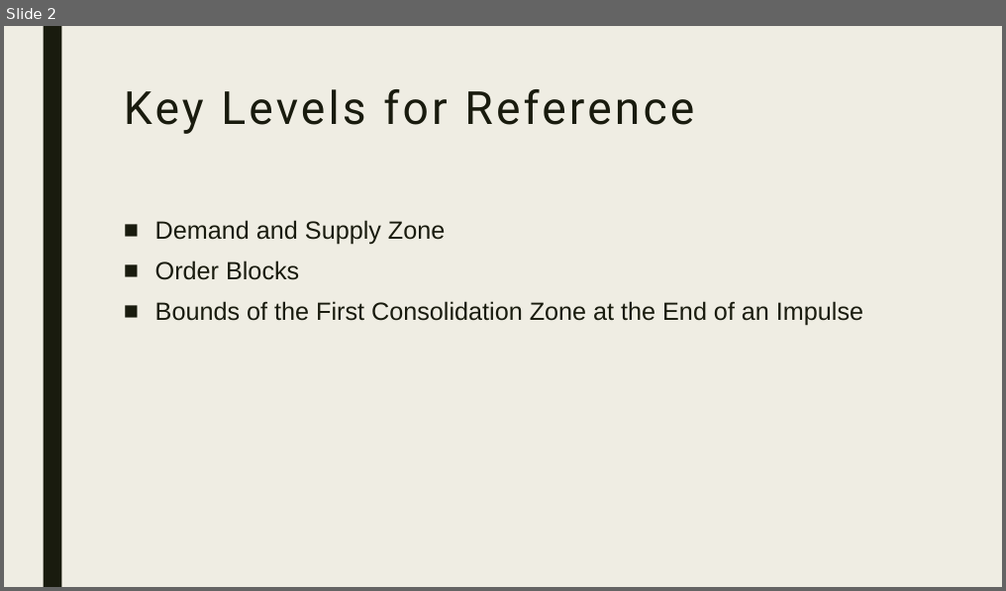
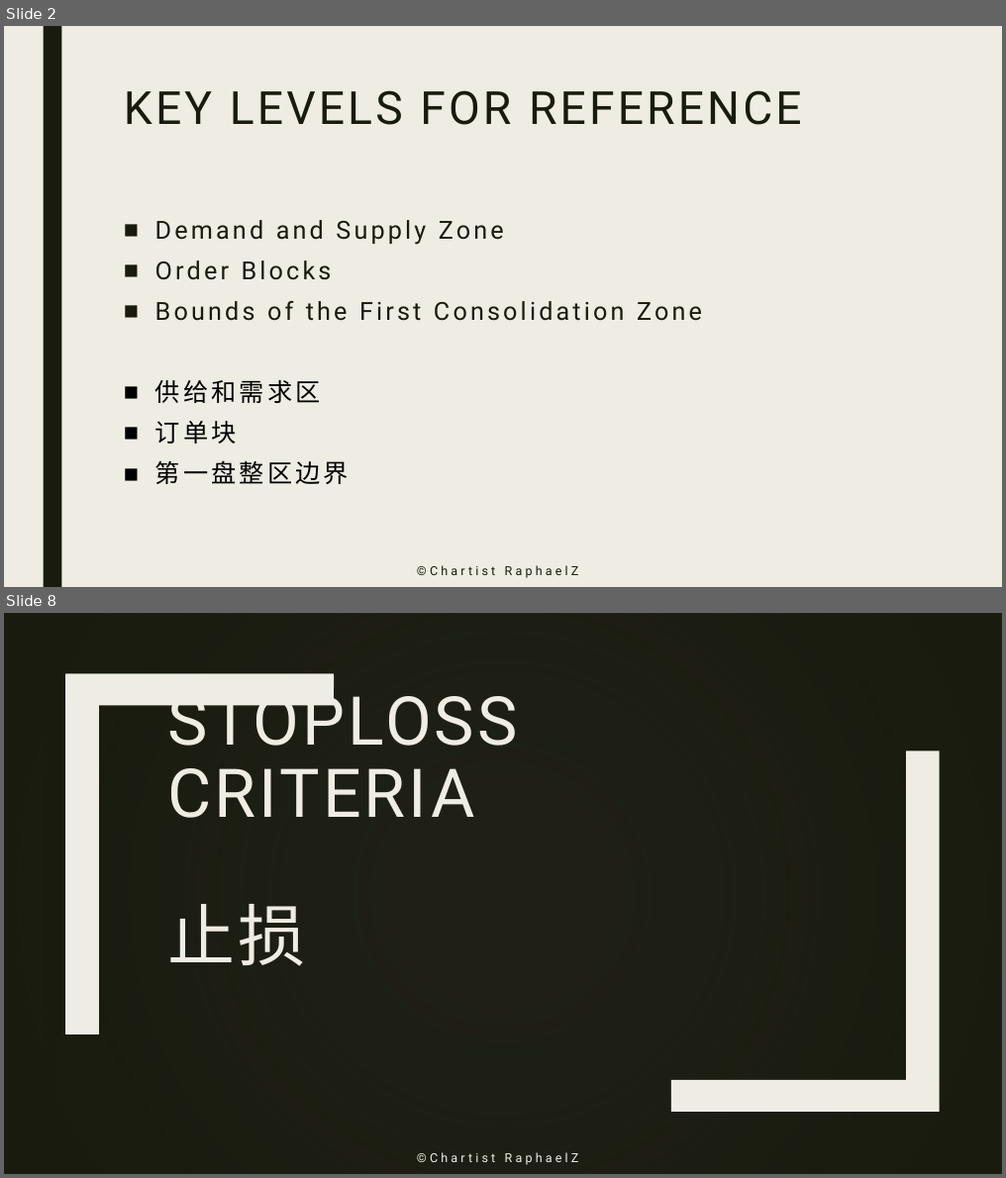
Before and after one commit to zhuzp98/ChartistRaphaelZ, a slide deck: Slides/Key Levels - Plan and Execution.pptx. Shown one above the other, each under a label of ours: slide 2 before the commit, slides 2 and 8 after it; the slides between them are not shown. The pictures are 1006x591 and 1006x1178 pixels, drawn with LibreOffice and Linux fonts; fonts in the diff are those of the drawing; background and template pictures are left out; a plain dark background stands for a picture behind light text. Boxes give left, top, right and bottom in pixels: in the first picture for what was removed or moved away, otherwise in the second. Text is boxed around its words. In the diff, an @@ line names an element or a change of style, - is before the commit and + after.

```diff
--- a/Slides/Key Levels - Plan and Execution.pptx
+++ b/Slides/Key Levels - Plan and Execution.pptx
@@ slide 8 added at (4,613,1002,1174), background picture (left out); not listed: 1 template element that a slide beside it also shows @@
@@ rectangle added at (4,613,1002,1174), fill gradient #191B0E @@
@@ freeform shape added at (65,673,334,1035), fill #191B0E @@
@@ freeform shape added at (65,673,334,1035), fill #EFEDE3 @@
@@ title added at (167,684,517,966), 64.8 pt, text #EFEDE3 @@
+STOPLOSS CRITERIA
+止损
@@ freeform shape added at (672,751,940,1112), fill #191B0E @@
@@ freeform shape added at (672,751,940,1112), fill #EFEDE3 @@
@@ text added at (241,1142,754,1174), 12 pt, text #EFEDE3 @@
+©️Chartist RaphaelZ
@@ slide 2 changed as well @@
@@ title at (124,90,802,125): text changed @@
-Key Levels for Reference
+KEY LEVELS FOR REFERENCE
@@ text at (155,220,504,280): font Arial to Roboto, letter spacing 0 to 3 pt in "Demand and Supply Zone", "Order Blocks" @@
@@ text at (155,301,702,484): text changed; font Arial to Roboto @@
-■ Bounds of the First Consolidation Zone at the End of an Impulse
+■ Bounds of the First Consolidation Zone
+■ 供给和需求区
+■ 订单块
+■ 第一盘整区边界
@@ text added at (241,555,754,587), 12 pt, text #191B0E @@
+©️Chartist RaphaelZ
```
Also in this commit, not shown: 2 other slides changed, 8 other slides added, 4 other files.
